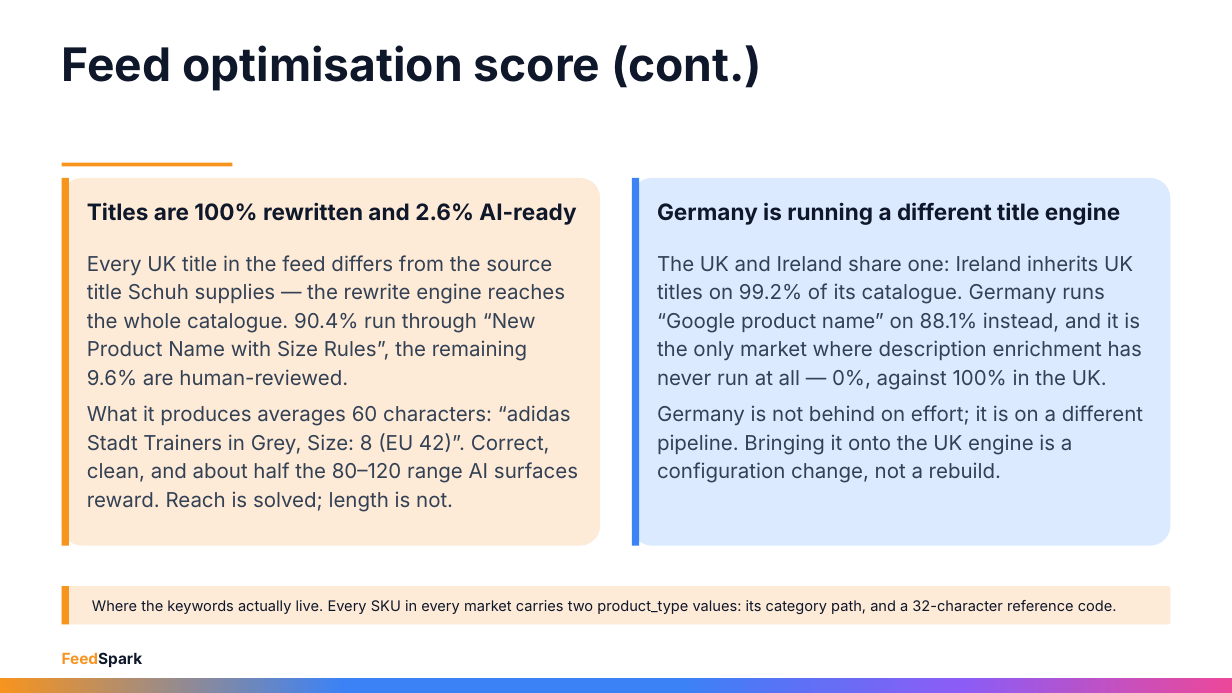
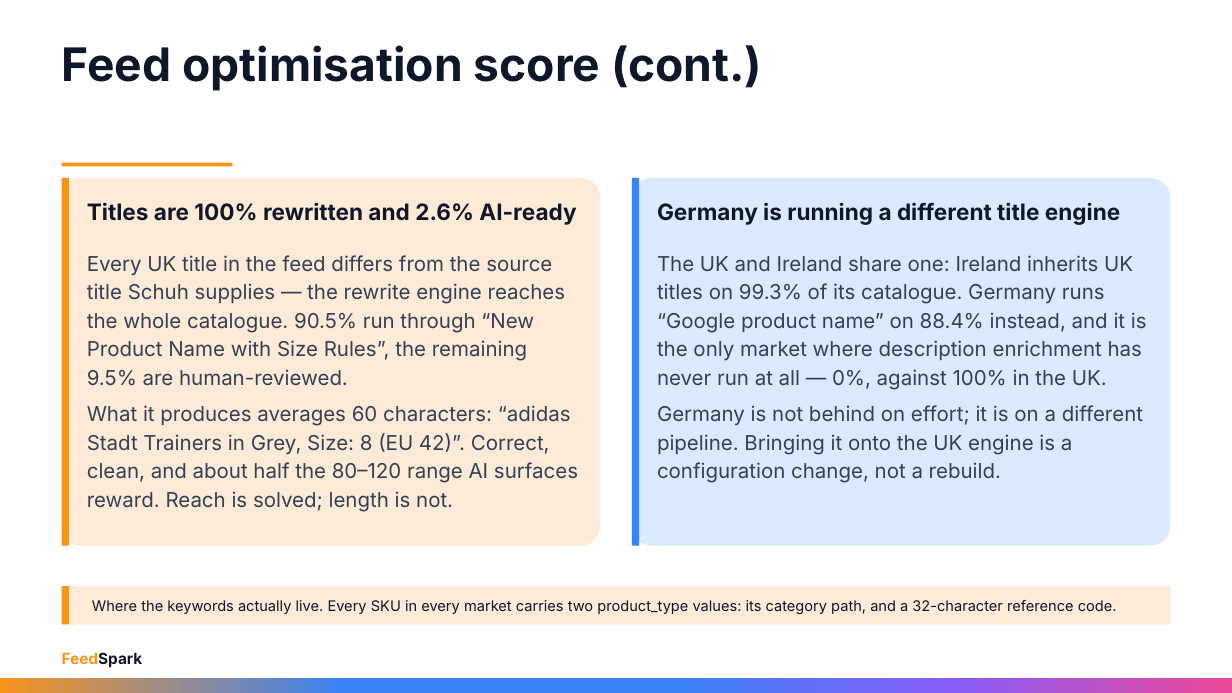
Before and after one commit to rayvtt/feedspark, a slide deck: slide 21 of docs/materials/Schuh_Strategy_Review_Sep26.pptx (slide 22 before the commit). Drawn at 1232x693 pixels with LibreOffice and Linux fonts; fonts in the diff are those of the drawing. Boxes give left, top, right and bottom in pixels: in the first picture for what was removed or moved away, otherwise in the second. Text is boxed around its words. In the diff, an @@ line names an element or a change of style, - is before the commit and + after.

```diff
--- a/docs/materials/Schuh_Strategy_Review_Sep26.pptx
+++ b/docs/materials/Schuh_Strategy_Review_Sep26.pptx
@@ text at [87,255,565,386]: text changed @@
-Every UK title in the feed differs from the source title Schuh supplies — the rewrite engine reaches the whole catalogue. 90.4% run through “New Product Name with Size Rules”, the remaining 9.6% are human-reviewed.
+Every UK title in the feed differs from the source title Schuh supplies — the rewrite engine reaches the whole catalogue. 90.5% run through “New Product Name with Size Rules”, the remaining 9.5% are human-reviewed.
@@ text at [657,255,1147,390]: text changed @@
-The UK and Ireland share one: Ireland inherits UK titles on 99.2% of its catalogue. Germany runs “Google product name” on 88.1% instead, and it is the only market where description enrichment has never run at all — 0%, against 100% in the UK.
+The UK and Ireland share one: Ireland inherits UK titles on 99.3% of its catalogue. Germany runs “Google product name” on 88.4% instead, and it is the only market where description enrichment has never run at all — 0%, against 100% in the UK.
```
Also in this commit, not shown: 22 other slides changed, 5 slides added, 7 slides removed, 2 other files.
